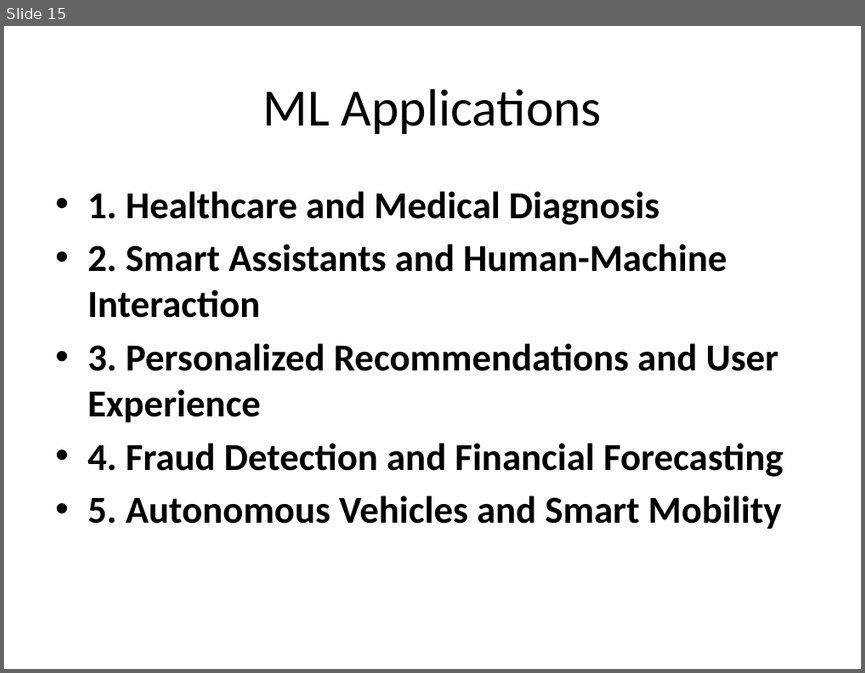
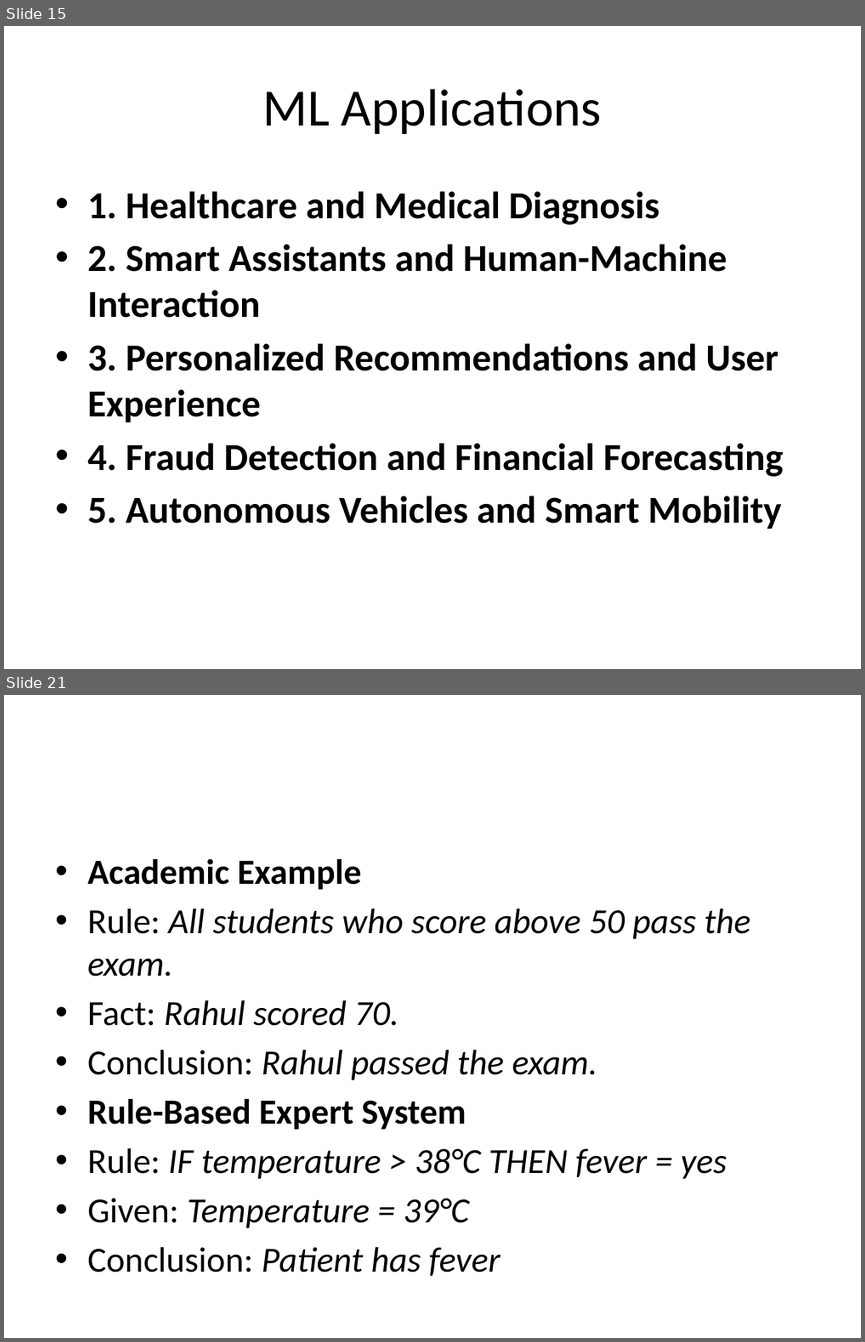
Before and after one commit to devipriyak/2025_VI_sem_CSE_B_LBRCE, a slide deck: Evolution of ML.pptx. Shown one above the other, each under a label of ours: slide 15 before the commit, slides 15 and 21 after it; the slides between them are not shown. The pictures are 865x673 and 865x1342 pixels, drawn with LibreOffice and Linux fonts; fonts in the diff are those of the drawing. Boxes give left, top, right and bottom in pixels: in the first picture for what was removed or moved away, otherwise in the second. Text is boxed around its words. In the diff, an @@ line names an element or a change of style, - is before the commit and + after.

```diff
--- a/Evolution of ML.pptx
+++ b/Evolution of ML.pptx
@@ slide 21 added at (x1=4, y1=695, x2=861, y2=1338), background #FFFFFF @@
@@ text added at (x1=87, y1=859, x2=751, y2=1276), 29.6 pt, text #000000, italic @@
+• Academic Example
+• Rule: All students who score above 50 pass the exam.
+• Fact: Rahul scored 70.
+• Conclusion: Rahul passed the exam.
+• Rule-Based Expert System
+• Rule: IF temperature > 38°C THEN fever = yes
+• Given: Temperature = 39°C
+• Conclusion: Patient has fever
```
Also in this commit, not shown: 15 other slides added.
